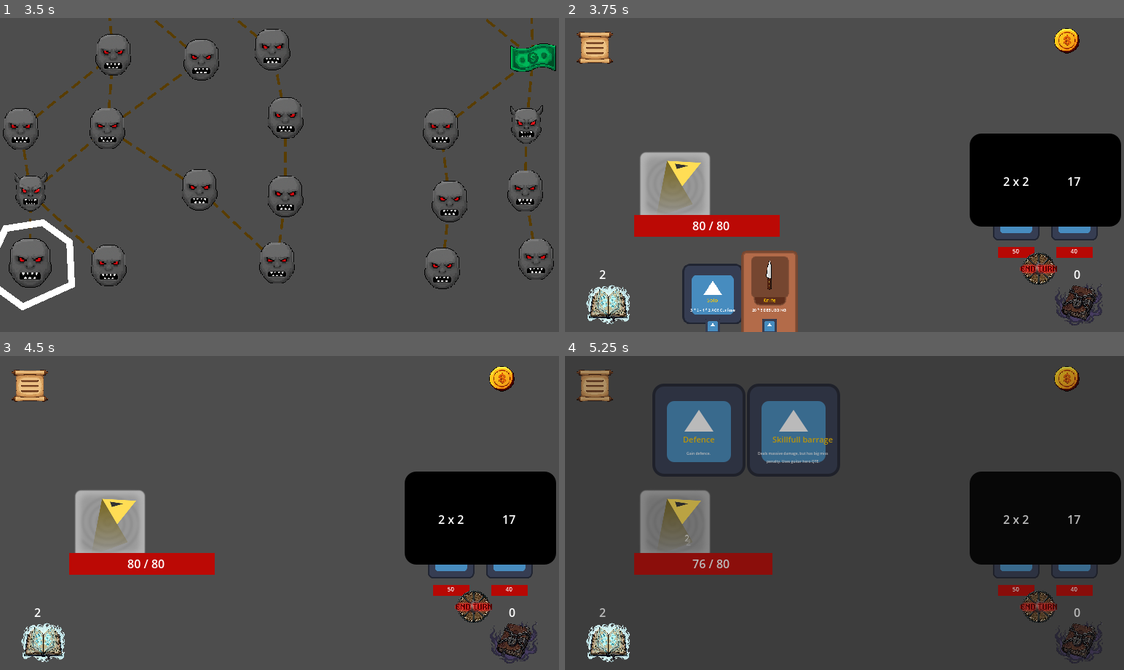
Above: before the commit, frames 1-4 (two rows, left to right).
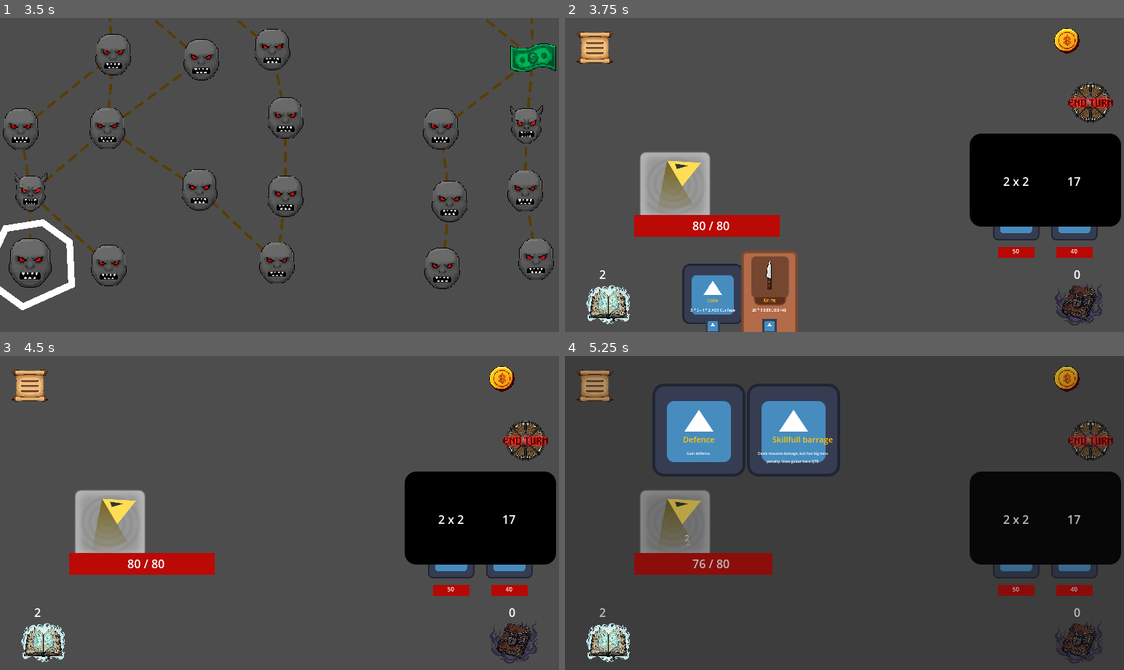
Above: after the commit, the same moments.

Repository: Frishkan/Reflex
Game: Godot game, scene res://scenes/start_screen.tscn
Same seed, same stepped clock (60 frames per second), same inputs: the game is played once before the commit and once after it. The engine's default icon, where the game draws it, is replaced by a stand-in: a white triangle on a blue panel in a dark square.
Inputs (mouse positions are in pixels of both pictures, inside the frame that each line leads up to; where the layout moved, square brackets give the same spot in the first picture):
- Up to frame 1 (3.5 s): click (106, 162) at 0.5 s; click (67, 80) at 1.25 s; click (480, 272) at 2 s; move the mouse to (27, 262) at 2.77 s; hold A (a) from 2.78 s (still down); click (27, 262) at 2.92 s; tap D (d) at 3.05 s
- Up to frame 2 (3.75 s): tap Enter at 3.5 s; move the mouse to (671, 266) at 3.52 s; release A (a) at 3.53 s; tap D (d) at 3.6 s; click (671, 266) at 3.67 s
- Up to frame 3 (4.5 s): tap F (f) at 3.8 s; click (525, 440) [475, 607] at 4.25 s
- Up to frame 4 (5.25 s): click (609, 641) at 5 s

Frame 1 is identical in both runs. In frame 2, 1.1% of the frame differs, in the area x 81-99%, y 20-85%; in frame 3, 1.1%; in frame 4, 5.5%, in the area x 18-99%, y 14-85%.

Commit message:
moved end turn button to fight scene, patched up some visuals in deck screen, cleaned up the code (no more $Adress), there is still a bug with duping cards, but its unstable, dont know the reason, Ralfs needs to debug this one (take role as a tester)

Diff:
--- a/scenes/fight_scene.tscn
+++ b/scenes/fight_scene.tscn
@@ -4,6 +4,7 @@
 [ext_resource type="Script" uid="uid://c743d2sm05s7l" path="res://scripts/enemy_spawn.gd" id="1_klvbb"]
 [ext_resource type="Texture2D" uid="uid://bcw2gvnd782fd" path="res://textures/character_1.png" id="2_4p8rm"]
 [ext_resource type="Script" uid="uid://bq60le0n0ldim" path="res://scripts/qt_es.gd" id="3_jmeni"]
+[ext_resource type="Texture2D" uid="uid://b6m066kxp5ado" path="res://textures/end_turn2.png" id="5_7aqs0"]
 
 [node name="FightScene" type="Node2D" unique_id=1931833257]
 script = ExtResource("1_f73th")
@@ -26,4 +27,15 @@
 position = Vector2(386, 122)
 script = ExtResource("3_jmeni")
 
+[node name="EndTurnButton" type="Button" parent="." unique_id=2097223279]
+offset_left = 687.0
+offset_top = 85.0
+offset_right = 757.36365
+offset_bottom = 148.0
+focus_mode = 0
+icon = ExtResource("5_7aqs0")
+flat = true
+expand_icon = true
+
 [connection signal="child_exiting_tree" from="Enemies" to="." method="_on_enemies_child_exiting_tree"]
+[connection signal="pressed" from="EndTurnButton" to="." method="_on_end_turn_button_pressed"]
--- a/scenes/hand.tscn
+++ b/scenes/hand.tscn
@@ -1,7 +1,6 @@
 [gd_scene format=3 uid="uid://d3oa5axvtgx1k"]
 
 [ext_resource type="Script" uid="uid://baq675l4tsjch" path="res://scripts/hand.gd" id="1_vr60v"]
-[ext_resource type="Texture2D" uid="uid://b6m066kxp5ado" path="res://textures/end_turn2.png" id="2_35w6r"]
 
 [node name="Hand" type="Node2D" unique_id=1469492729]
 scale = Vector2(0.65, 0.65)
@@ -11,14 +10,4 @@
 unique_name_in_owner = true
 texture_filter = 1
 
-[node name="EndTurnButton" type="Button" parent="." unique_id=1184083961]
-offset_left = 826.0
-offset_right = 912.0
-offset_bottom = 77.0
-focus_mode = 0
-icon = ExtResource("2_35w6r")
-flat = true
-expand_icon = true
-
 [connection signal="child_exiting_tree" from="Cards" to="." method="_on_cards_child_exiting_tree"]
-[connection signal="pressed" from="EndTurnButton" to="." method="_on_end_turn_button_pressed"]
--- a/scenes/hud.tscn
+++ b/scenes/hud.tscn
@@ -87,7 +87,6 @@
 offset_bottom = 675.0
 
 [node name="DeckButton" type="Button" parent="Deck" unique_id=1438966108]
-z_index = 3
 offset_left = 30.0
 offset_top = 362.0
 offset_right = 204.0
--- a/scenes/map.tscn
+++ b/scenes/map.tscn
@@ -1,22 +1,22 @@
-[gd_scene load_steps=3 format=3 uid="uid://bxrrxbjwb4cbq"]
+[gd_scene format=3 uid="uid://bxrrxbjwb4cbq"]
 
-[ext_resource type="Script" path="res://scripts/map_generator.gd" id="1_156ex"]
-[ext_resource type="Script" path="res://scripts/map.gd" id="1_x60lw"]
+[ext_resource type="Script" uid="uid://ceuijgdkisn6c" path="res://scripts/map_generator.gd" id="1_156ex"]
+[ext_resource type="Script" uid="uid://to3fro1io28c" path="res://scripts/map.gd" id="1_x60lw"]
 
-[node name="map" type="Node2D"]
+[node name="map" type="Node2D" unique_id=990510687]
 script = ExtResource("1_x60lw")
 
-[node name="map_generator" type="Node2D" parent="."]
+[node name="map_generator" type="Node2D" parent="." unique_id=1547154813]
 script = ExtResource("1_156ex")
 
-[node name="Visuals" type="Node2D" parent="."]
+[node name="Visuals" type="Node2D" parent="." unique_id=880571203]
 
-[node name="Line" type="Node2D" parent="Visuals"]
+[node name="Line" type="Node2D" parent="Visuals" unique_id=1251753103]
 unique_name_in_owner = true
 
-[node name="Rooms" type="Node2D" parent="Visuals"]
+[node name="Rooms" type="Node2D" parent="Visuals" unique_id=1890719366]
 unique_name_in_owner = true
 
-[node name="Camera2D" type="Camera2D" parent="."]
+[node name="Camera2D" type="Camera2D" parent="." unique_id=1110438930]
 offset = Vector2(395, 98)
 zoom = Vector2(0.96, 0.96)
--- a/scripts/deck_cards.gd
+++ b/scripts/deck_cards.gd
@@ -20,6 +20,7 @@
 		new_card.hand_card_name = card[0]
 		new_card.index = index
 		new_card.position = Vector2((index % 4) * card_sizes[0] + 124, (index / 4) * card_sizes[1] + 10)
+		new_card.z_index = 3
 		index += 1
 	height = (get_child_count() / 4) * card_sizes[1]
 
--- a/scripts/fight_scene.gd
+++ b/scripts/fight_scene.gd
@@ -6,16 +6,20 @@
 @onready var enemies_node : Node2D = %Enemies
 @onready var hero_sprite : Sprite2D = $Hero/Sprite2D
 @onready var hud : Node2D = $/root/game/hud
+@onready var cards : Node2D = $/root/game/hud/Hand/Cards
+@onready var hand : Node2D = $/root/game/hud/Hand
+@onready var qtes : Node2D = $QTEs
 
 var exited_by_button = false
 var room_type : Room.Type
 var effect_strenght : Array
-
+var turn_endable := true
 var choosen_enemy : int = 0
 
 func _ready() -> void:
 	Events.card_played.connect(_card_played)
-	get_parent().get_child(0).get_child(1).redraw(Singleton.cards_count_in_hand_per_draw)
+	Events.enemy_turn_ended.connect(_enemy_turn_ended)
+	hand.redraw(Singleton.cards_count_in_hand_per_draw)
 	match Singleton.character :
 		1 :
 			hero_sprite.texture = preload("res://textures/character_1.png")
@@ -51,3 +55,18 @@
 
 func debuff(type : int, turns : int) : ## 0=weak,1=vulneruble,2=burn,3=poison,4=confuse
 	pass
+
+func _on_end_turn_button_pressed() -> void:
+	if turn_endable && !qtes.qte_active :
+		turn_endable = false
+		for card in Singleton.deck[3] :
+			print(Singleton.deck)
+			Singleton.deck[1].append(card)
+		Singleton.deck[3].clear()
+		for card in cards.get_children() :
+			card.queue_free()
+			await get_tree().create_timer(0.1).timeout
+		Events.turn_ended.emit()
+
+func _enemy_turn_ended() :
+	turn_endable = true
--- a/scripts/guitar_hero_qte.gd
+++ b/scripts/guitar_hero_qte.gd
@@ -6,6 +6,12 @@
 var misses := 0
 const GUITAR_HIT = preload("res://scenes/guitar_hit.tscn")
 
+@onready var container : Node2D = $HitsContainer
+@onready var area_a : Area2D = $InputAreaA
+@onready var area_s : Area2D = $InputAreaS
+@onready var area_d : Area2D = $InputAreaD
+@onready var area_f : Area2D = $InputAreaF
+
 func start(card_stats : Array) :
 	global_card_stats = card_stats
 	for max_hits in global_card_stats[0] :
@@ -13,36 +19,36 @@
 		var hit_instance = GUITAR_HIT.instantiate()
 		hit_instance.speed = global_card_stats[1]
 		hit_instance.position = Vector2(50 + roll * 100, -10)
-		$HitsContainer.add_child(hit_instance)
+		container.add_child(hit_instance)
 		await get_tree().create_timer(global_card_stats[1] * 0.001 + 0.2).timeout
 
 func _input(event: InputEvent) -> void:
 	if event.is_action_pressed("a") :
-		if $HitsContainer.get_child(0).currently_in_area_a :
-			$HitsContainer.get_child(0).queue_free()
+		if container.get_child(0).currently_in_area_a :
+			container.get_child(0).queue_free()
 			hits += 1
-			blink($InputAreaA)
+			blink(area_a)
 		else :
 			misses += 1
 	elif event.is_action_pressed("s") :
-		if $HitsContainer.get_child(0).currently_in_area_s :
-			$HitsContainer.get_child(0).queue_free()
+		if container.get_child(0).currently_in_area_s :
+			container.get_child(0).queue_free()
 			hits += 1
-			blink($InputAreaS)
+			blink(area_s)
 		else :
 			misses += 1
 	elif event.is_action_pressed("d") :
-		if $HitsContainer.get_child(0).currently_in_area_d :
-			$HitsContainer.get_child(0).queue_free()
+		if container.get_child(0).currently_in_area_d :
+			container.get_child(0).queue_free()
 			hits += 1
-			blink($InputAreaD)
+			blink(area_d)
 		else :
 			misses += 1
 	elif event.is_action_pressed("f") :
-		if $HitsContainer.get_child(0).currently_in_area_f :
-			$HitsContainer.get_child(0).queue_free()
+		if container.get_child(0).currently_in_area_f :
+			container.get_child(0).queue_free()
 			hits += 1
-			blink($InputAreaF)
+			blink(area_f)
 		else :
 			misses += 1
 
@@ -69,7 +75,7 @@
 
 
 func _on_hits_container_child_exiting_tree(_node: Node) -> void:
-	if $HitsContainer.get_child_count() <= 1 && counter == global_card_stats[0]:
+	if container.get_child_count() <= 1 && counter == global_card_stats[0]:
 		var effect_strenght = [hits, misses]
 		CardsLibrary.effect_strenght = effect_strenght
 		Events.qte_ended.emit()
--- a/scripts/hand.gd
+++ b/scripts/hand.gd
@@ -1,7 +1,7 @@
 extends Node2D
 
-var turn_endable = true
 const HAND_CARD = preload("res://scenes/hand_card.tscn")
+
 @onready var cards : Node2D = %Cards
 @onready var cards_played : Label = $/root/game/hud/Deck/CardsPlayed
 @onready var cards_unplayed : Label = $/root/game/hud/Deck/CardsToDraw
@@ -12,7 +12,6 @@
 
 func _enemy_turn_ended() :
 	redraw(Singleton.cards_count_in_hand_per_draw)
-	turn_endable = true
 	cards_played.text = str(Singleton.deck[1].size())
 	cards_unplayed.text = str(Singleton.deck[0].size())
 
@@ -76,14 +75,3 @@
 	Singleton.deck[1].clear()
 	cards_played.text = str(Singleton.deck[1].size())
 	cards_unplayed.text = str(Singleton.deck[0].size())
-
-func _on_end_turn_button_pressed() -> void:
-	if turn_endable && !$/root/game/FightScene/QTEs.qte_active :
-		turn_endable = false
-		for card in Singleton.deck[3] :
-			Singleton.deck[1].append(card)
-		Singleton.deck[3].clear()
-		for card in cards.get_child_count() :
-			cards.get_child(0).queue_free()
-			await get_tree().create_timer(0.1).timeout
-		Events.turn_ended.emit()
--- a/scripts/hand_card.gd
+++ b/scripts/hand_card.gd
@@ -21,22 +21,25 @@
 
 func set_card(new_card: Card) : ##!!
 	card = new_card
+	var icons = CardsLibrary.ICONS[card.name]
+	var stats = CardsLibrary.STATS[card.name]
+	var hand_last = Singleton.deck[3][Singleton.deck[3].size() - 1]
 	self.position = card.position
-	sprite_2d.texture = CardsLibrary.ICONS[card.name][0]
-	name_label.text = CardsLibrary.ICONS[card.name][2]
-	qte_icon.texture = CardsLibrary.ICONS[card.name][4]
-	short_desc.text = str(CardsLibrary.STATS[card.name][Singleton.deck[3][Singleton.deck[3].size()-1][1]][0])
-	if CardsLibrary.STATS[card.name][Singleton.deck[3][Singleton.deck[3].size()-1][1]][1] != 0 :
-		short_desc.text += " * " + str(CardsLibrary.STATS[card.name][Singleton.deck[3][Singleton.deck[3].size()-1][1]][1])
-		if CardsLibrary.STATS[card.name][Singleton.deck[3][Singleton.deck[3].size()-1][1]][2] != 0 :
-			short_desc.text += " - " + str(CardsLibrary.STATS[card.name][Singleton.deck[3][Singleton.deck[3].size()-1][1]][2]) + " * " + str(CardsLibrary.STATS[card.name][Singleton.deck[3][Singleton.deck[3].size()-1][1]][1])
-	if CardsLibrary.STATS[card.name][2] != "" :
-		short_desc.text += " " + str(CardsLibrary.STATS[card.name][2])
-	upgraded = Singleton.deck[3][Singleton.deck[3].size()-1][1]
-	needs_choosing = CardsLibrary.STATS[card.name][3]
-	self.scale = CardsLibrary.ICONS[card.name][1]
-	index = card.index
-	hand_card_name = card.name
+	sprite_2d.texture = icons[0]
+	name_label.text = icons[2]
+	qte_icon.texture = icons[4]
+	short_desc.text = str(stats[hand_last[1]][0])
+	if stats[hand_last[1]][1] != 0 :
+		short_desc.text += " * " + str(stats[hand_last[1]][1])
+		if stats[hand_last[1]][2] != 0 :
+			short_desc.text += " - " + str(stats[hand_last[1]][2]) + " * " + str(stats[hand_last[1]][1])
+	if stats[2] != "" :
+		short_desc.text += " " + str(stats[2])
+	upgraded = hand_last[1]
+	needs_choosing = stats[3]
+	self.scale = icons[1]
+	index = new_card.index
+	hand_card_name = new_card.name
 
 func _on_mouse_entered() -> void:
 	self.scale = self.scale * 1.5
--- a/scripts/hud.gd
+++ b/scripts/hud.gd
@@ -7,13 +7,23 @@
 @onready var hp_num : Label = $Health/HeroHealthNumber
 @onready var def : Sprite2D = $Health/HeroDefence
 @onready var def_num : Label = $Health/HeroDefenceNumber
+@onready var unplayed_button : Button = $Deck/DeckButton
+@onready var played_button : Button = $Deck/DiscardedCardsButton
 
 var upgrading := false
 
 func _on_deck_button_toggled(toggled_on: bool) -> void:
+	if toggled_on :
+		unplayed_button.z_index = 3
+	else :
+		unplayed_button.z_index = 0
 	open_deck(0, toggled_on, false)
 
 func _on_discarded_cards_button_toggled(toggled_on: bool) -> void:
+	if toggled_on :
+		played_button.z_index = 3
+	else :
+		played_button.z_index = 0
 	open_deck(1, toggled_on, false)
 
 func open_deck(deck_type : int, toggled_on : bool, outer_upgrading : bool) :
--- a/scripts/knife_qte.gd
+++ b/scripts/knife_qte.gd
@@ -6,18 +6,19 @@
 var misses := 0
 var global_card_stats : Array
 
+@onready var container : Node2D = $HitsContainer
 
 func start(card_stats : Array):
 	global_card_stats = card_stats
 	for i in card_stats[0] :
 		var new_hit = HIT.instantiate()
 		new_hit.speed = card_stats[1]
-		$HitsContainer.add_child(new_hit)
+		container.add_child(new_hit)
 		await get_tree().create_timer(randf_range(0.3, 1.2)).timeout
 
 func _input(event: InputEvent) -> void:
 	if event.is_action_pressed("space") :
-		for hit in $HitsContainer.get_children() :
+		for hit in container.get_children() :
 			if hit.currently_in_area :
 				hit.queue_free()
 				hits += 1
@@ -32,7 +33,7 @@
 
 
 func _on_hits_container_child_exiting_tree(_node: Node) -> void:
-	if $HitsContainer.get_child_count() <= 1 && counter == global_card_stats[0]:
+	if container.get_child_count() <= 1 && counter == global_card_stats[0]:
 		var effect_strenght = [hits, misses]
 		CardsLibrary.effect_strenght = effect_strenght
 		Events.qte_ended.emit()
--- a/scripts/map_room.gd
+++ b/scripts/map_room.gd
@@ -16,6 +16,7 @@
 @onready var sprite_2d : Sprite2D = $Visuals/Sprite2D
 @onready var line_2d : Line2D = $Visuals/Line2D
 @onready var animation_player : AnimationPlayer = $AnimationPlayer
+@onready var map : Node2D = $/root/game/map
 
 
 
@@ -45,7 +46,7 @@
 	if not available or not event.is_action_pressed("left_mouse") :
 		return
 
-	get_parent().get_parent().get_parent().lock_all_rooms()
+	map.lock_all_rooms()
 	room.selected = true
 	animation_player.play("select")
 
--- a/scripts/menu.gd
+++ b/scripts/menu.gd
@@ -1,7 +1,9 @@
 extends Node2D
+
+@onready var hud : Node2D = $/root/game/hud
 
 func _on_return_pressed() -> void:
 	get_tree().paused = false
 	self.hide()
-	$/root/game/hud.show()
+	hud.show()
 	$/root/game/FightScene.show()
--- a/scripts/reward_item.gd
+++ b/scripts/reward_item.gd
@@ -18,9 +18,9 @@
 func _on_button_pressed() -> void:
 	Singleton.run_gold += gold
 	Singleton.run_exp += experience
-	$"/root/game/hud/Gold/GoldNumber".text = str(Singleton.run_gold)
+	$/root/game/hud/Gold/GoldNumber.text = str(Singleton.run_gold)
 	if card :
-		return ## this is kind bugged too
+		return ## this is kinda bugged too
 		for i in 3 :
 			get_random_card_from_pool(Singleton.character)
 	queue_free()
--- a/scripts/rewards.gd
+++ b/scripts/rewards.gd
@@ -7,6 +7,10 @@
 	[preload("res://icon.svg"), " exp"],
 	[preload("res://icon.svg"), "pick a card"]
 ]
+
+@onready var hud : Node2D = $/root/game/hud
+@onready var map : Node2D = $/root/game/map
+@onready var cards : Node2D = $/root/game/hud/Hand/Cards
 
 var defeated_room = 0
 @export var offset = 40
@@ -48,16 +52,14 @@
 
 func _on_continue_button_pressed() -> void:
 	if defeated_room == 6 :
-		$/root/game/map.generate_new_map()
-		$/root/game/map.unlock_floor(0)
+		map.generate_new_map()
+		map.unlock_floor(0)
+	map.show_map()
+	map.unlock_next_rooms()
 
-	$/root/game/map.show_map()
-	$/root/game/map.unlock_next_rooms()
+	hud.visible = false
 
-	$/root/game/hud.visible = false
-
-	for i in $/root/game/hud/Hand/Cards.get_child_count() : ## clears memory
-		$/root/game/hud/Hand/Cards.get_child(i).queue_free()
-
+	for card in cards.get_children() : ## clears memory
+		card.queue_free()
 	$/root/game/FightScene.queue_free()
 	queue_free()
